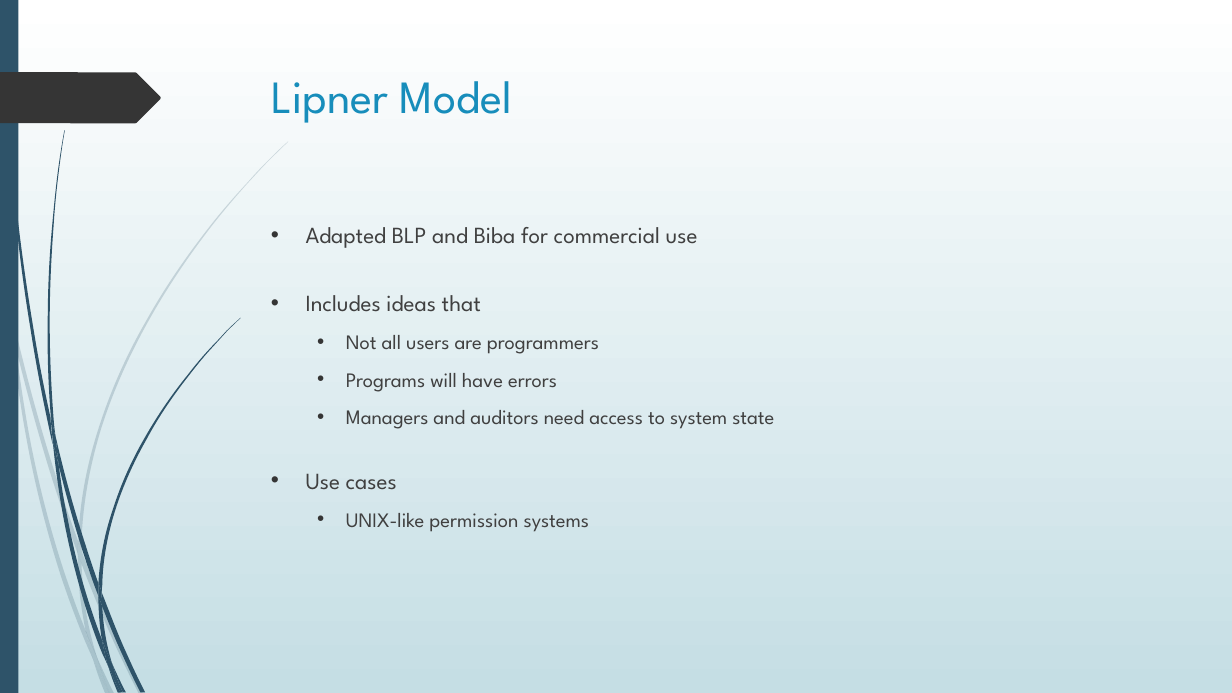
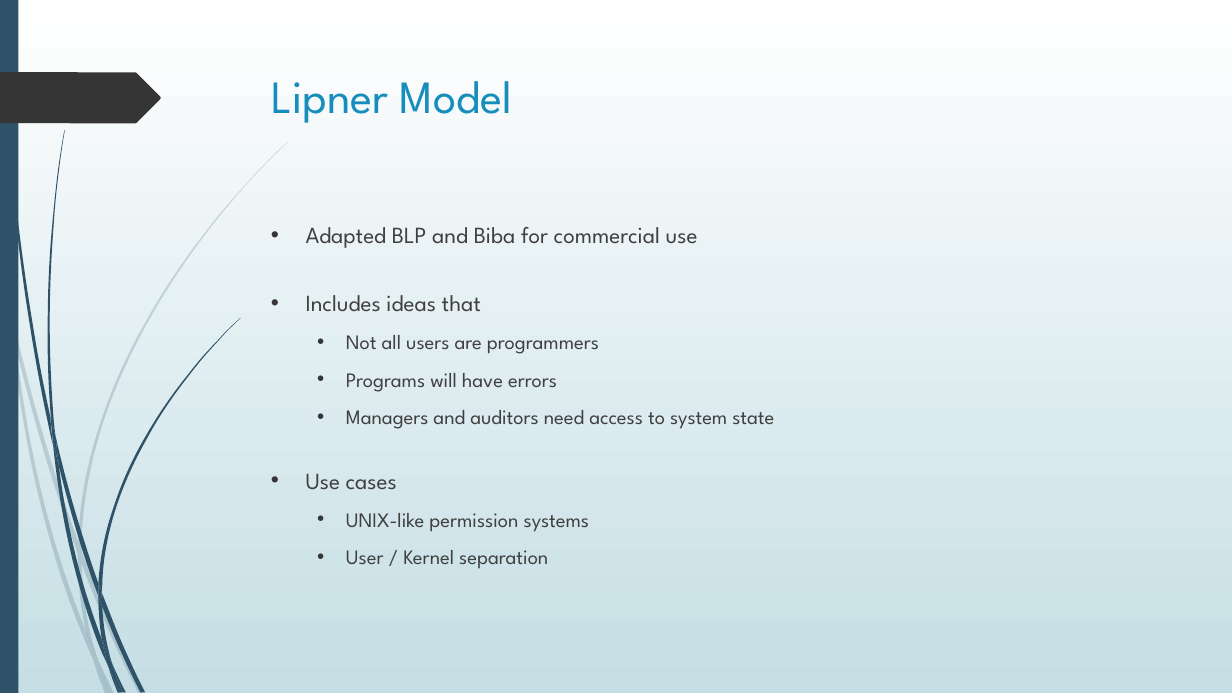
Before and after one commit to dr-natetorious/TIM-7030-Managing_Risks_and_Privacy, a slide deck: slide 6 of Week5_CloudThreats/BachmeierNTIM7030-5.pptx. Drawn at 1232x693 pixels with LibreOffice and Linux fonts; fonts in the diff are those of the drawing. Boxes give left, top, right and bottom in pixels: in the first picture for what was removed or moved away, otherwise in the second. Text is boxed around its words. In the diff, an @@ line names an element or a change of style, - is before the commit and + after.

Commit message:
checkpoint

```diff
--- a/Week5_CloudThreats/BachmeierNTIM7030-5.pptx
+++ b/Week5_CloudThreats/BachmeierNTIM7030-5.pptx
@@ text at (x1=346, y1=550, x2=548, y2=569): paragraph added @@
+  • User / Kernel separation
```
